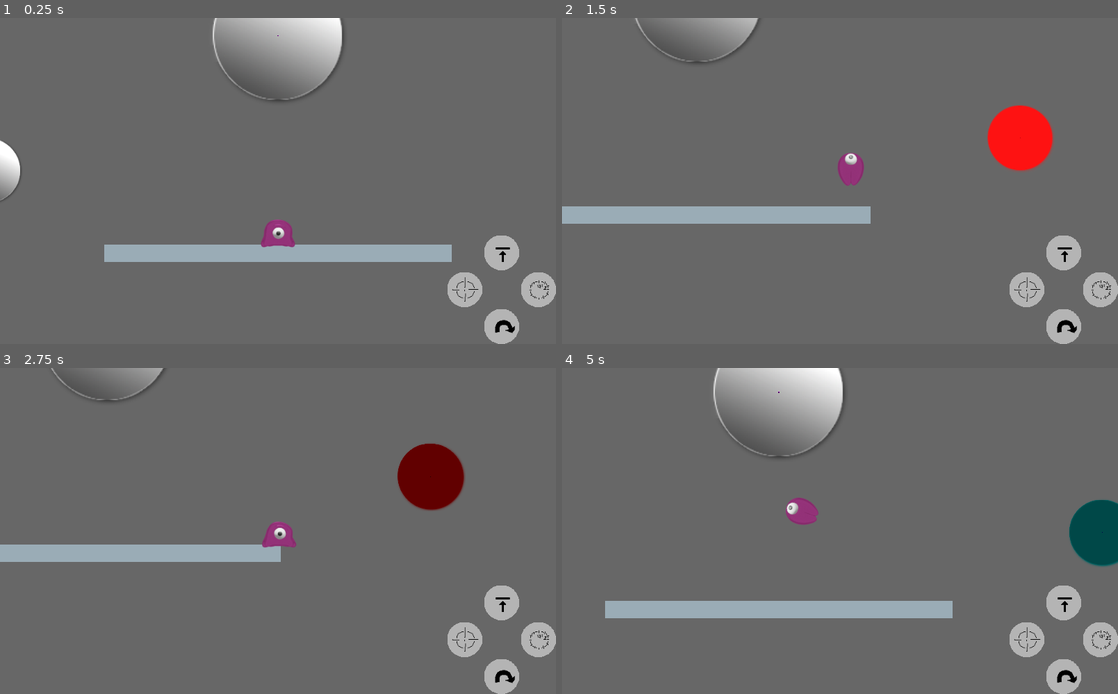
Above: before the commit, frames 1-4 (two rows, left to right).
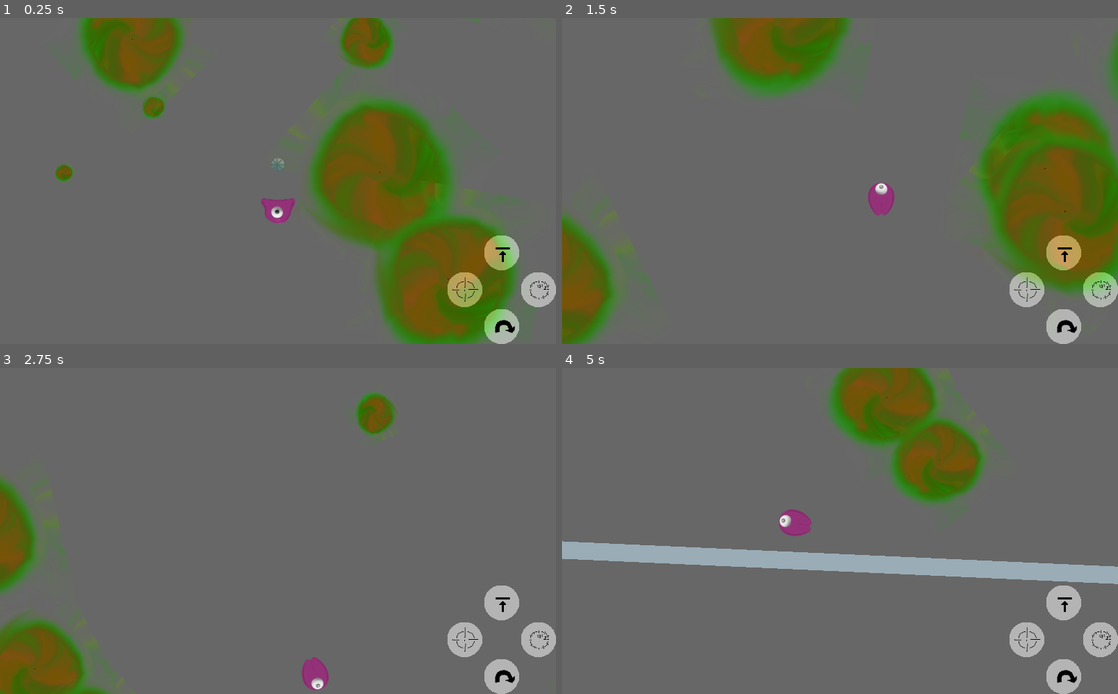
Above: after the commit, the same moments.

Repository: vinpogo/gd_Blob
Game: Godot game, scene res://World.tscn
The game is run twice, just before and just after one commit, with the same random seed, the same clock (stepped at 60 frames per second) and the same inputs.
Inputs:
- Up to frame 1 (0.25 s): no input
- Up to frame 2 (1.5 s): hold Right (ui_right) 0.53-1.28 s; hold Space (jump) 0.53-1.28 s; hold Down (ui_down) from 1.28 s (still down); tap Space (jump) at 1.35 s
- Up to frame 3 (2.75 s): tap Space (jump) at 1.52, 1.82 s; release Down (ui_down) at 2.03 s; hold Right (ui_right) from 2.03 s (still down); hold Space (jump) from 2.03 s (still down)
- Up to frame 4 (5 s): release Right (ui_right) at 2.78 s; release Space (jump) at 2.78 s; hold Up (ui_up) 2.78-3.53 s; tap Space (jump) at 2.85, 3.02, 3.32, 4.35, 4.52, 4.82 s; hold Space (jump) 3.53-4.28 s; hold Left (ui_left) from 3.53 s (still down)

The runs differ from the first frame. In frame 1, 31% of the frame differs, in the area x 0-94%, y 0-100%; in frame 2, 25%; in frame 3, 12%; in frame 4, 22%.

Commit message:
random level

Diff:
--- a/NinePatchRect.gd
+++ b/NinePatchRect.gd
@@ -15,5 +15,4 @@
 
 func _on_Blob_jump() -> void:
 	rect_size.x -= 124
-	print("resize", margin_right, rect_size)
 	pass # Replace with function body.
--- a/World.gd
+++ b/World.gd
@@ -1,11 +1,27 @@
 extends Node2D
 
+var b = preload("res://objects/newBlob/Blob.tscn")
+var obj = preload ("res://objects/mapObjects/Configurable.tscn")
 # Declare member variables here. Examples:
 # var a = 2
 # var b = "text"
 
 # Called when the node enters the scene tree for the first time.
 func _ready():
+	var pos = get_node("Spawnpoint").position
+	var blob = b.instance()
+	blob.global_position = pos
+	add_child(blob)
+
+	for i in range(100):
+		var obj_pos = Vector2(randf()*5800 - 2900, randf()*3000 - 1500)
+		var o = obj.instance()
+		var r = randf() * 2
+		o.global_position = obj_pos
+		o.scale =Vector2(r, r)
+
+		o.rotation = randf() *2 * PI
+		add_child(o)
 	pass # Replace with function body.
 
 # Called every frame. 'delta' is the elapsed time since the previous frame.
--- a/World.tscn
+++ b/World.tscn
@@ -1,276 +1,47 @@
-[gd_scene load_steps=19 format=2]
+[gd_scene load_steps=5 format=2]
 
-[ext_resource path="res://objects/newBlob/Blob.tscn" type="PackedScene" id=1]
-[ext_resource path="res://objects/mapObjects/scripts/Goal.gd" type="Script" id=2]
-[ext_resource path="res://gfx/circle.png" type="Texture" id=3]
-[ext_resource path="res://objects/mapObjects/scenes/Sticky.tscn" type="PackedScene" id=4]
-[ext_resource path="res://objects/BlobCamera.gd" type="Script" id=5]
+[ext_resource path="res://World.gd" type="Script" id=1]
+[ext_resource path="res://objects/mapObjects/scenes/Sticky.tscn" type="PackedScene" id=2]
+[ext_resource path="res://gfx/fan.png" type="Texture" id=3]
 
 [sub_resource type="RectangleShape2D" id=1]
-extents = Vector2( 1505.71, 987.847 )
-
-[sub_resource type="CircleShape2D" id=2]
-radius = 60.0
-
-[sub_resource type="VisualShaderNodeVectorCompose" id=3]
-
-[sub_resource type="VisualShaderNodeInput" id=4]
-input_name = "time"
-
-[sub_resource type="VisualShaderNodeScalarOp" id=5]
-default_input_values = [ 0, 0.0, 1, 1.0 ]
-operator = 2
-
-[sub_resource type="VisualShaderNodeScalarFunc" id=6]
-function = 0
-
-[sub_resource type="VisualShaderNodeScalarFunc" id=7]
-function = 1
-
-[sub_resource type="VisualShaderNodeScalarFunc" id=8]
-function = 1
-
-[sub_resource type="VisualShaderNodeInput" id=9]
-input_name = "uv"
-
-[sub_resource type="VisualShaderNodeTexture" id=10]
-source = 2
-texture = ExtResource( 3 )
-
-[sub_resource type="VisualShaderNodeInput" id=11]
-input_name = "light_pass"
-
-[sub_resource type="VisualShader" id=12]
-code = "shader_type canvas_item;
-
-
-
-void vertex() {
-// Output:0
-
-}
-
-void fragment() {
-// Input:13
-	float n_out13p0;
-	n_out13p0 = TIME;
-
-// ScalarOp:14
-	float n_in14p1 = 1.00000;
-	float n_out14p0;
-	n_out14p0 = n_out13p0 * n_in14p1;
-
-// ScalarFunc:15
-	float n_out15p0;
-	n_out15p0 = sin(n_out14p0);
-
-// ScalarFunc:18
-	float n_out18p0;
-	n_out18p0 = cos(n_out14p0);
-
-// ScalarFunc:17
-	float n_out17p0;
-	n_out17p0 = cos(n_out13p0);
-
-// VectorCompose:12
-	vec3 n_out12p0;
-	n_out12p0 = vec3( n_out15p0 , n_out18p0 , n_out17p0 );
-
-// Input:4
-	vec3 n_out4p0;
-	n_out4p0 = vec3(UV,0.0);
-
-// Input:9
-	float n_out9p0;
-	n_out9p0 = float(AT_LIGHT_PASS ? 1.0 : 0.0);
-
-// Texture:5
-	vec3 n_out5p0;
-	float n_out5p1;
-	{
-		vec4 _tex_read = textureLod( TEXTURE , n_out4p0.xy , n_out9p0 );
-		n_out5p0 = _tex_read.rgb;
-		n_out5p1 = _tex_read.a;
-	}
-
-// Output:0
-	COLOR.rgb = n_out12p0;
-	COLOR.a = n_out5p1;
-
-}
-
-void light() {
-// Output:0
-
-}
-"
-graph_offset = Vector2( -326.47, 15 )
-mode = 1
-flags/light_only = false
-nodes/fragment/0/position = Vector2( 620, 120 )
-nodes/fragment/4/node = SubResource( 9 )
-nodes/fragment/4/position = Vector2( -60, 120 )
-nodes/fragment/5/node = SubResource( 10 )
-nodes/fragment/5/position = Vector2( 100, 120 )
-nodes/fragment/9/node = SubResource( 11 )
-nodes/fragment/9/position = Vector2( -100, 180 )
-nodes/fragment/12/node = SubResource( 3 )
-nodes/fragment/12/position = Vector2( 180, 240 )
-nodes/fragment/13/node = SubResource( 4 )
-nodes/fragment/13/position = Vector2( -320, 240 )
-nodes/fragment/14/node = SubResource( 5 )
-nodes/fragment/14/position = Vector2( -160, 240 )
-nodes/fragment/15/node = SubResource( 6 )
-nodes/fragment/15/position = Vector2( 0, 240 )
-nodes/fragment/17/node = SubResource( 7 )
-nodes/fragment/17/position = Vector2( 0, 360 )
-nodes/fragment/18/node = SubResource( 8 )
-nodes/fragment/18/position = Vector2( 0, 300 )
-nodes/fragment/connections = PoolIntArray( 4, 0, 5, 0, 9, 0, 5, 1, 13, 0, 14, 0, 14, 0, 15, 0, 15, 0, 12, 0, 13, 0, 17, 0, 14, 0, 18, 0, 18, 0, 12, 1, 5, 1, 0, 1, 12, 0, 0, 0, 17, 0, 12, 2 )
-
-[sub_resource type="ShaderMaterial" id=13]
-shader = SubResource( 12 )
+extents = Vector2( 3938.62, 1819.12 )
 
 [node name="World" type="Node2D"]
+script = ExtResource( 1 )
 
-[node name="Map" type="Node" parent="."]
+[node name="GameZone" type="Area2D" parent="."]
 
-[node name="Blob" parent="Map" instance=ExtResource( 1 )]
-position = Vector2( 0, 360 )
-
-[node name="GameZone" type="Area2D" parent="Map"]
-editor/display_folded = true
-
-[node name="CollisionShape2D" type="CollisionShape2D" parent="Map/GameZone"]
+[node name="CollisionShape2D" type="CollisionShape2D" parent="GameZone"]
 shape = SubResource( 1 )
 
-[node name="Goal" type="StaticBody2D" parent="Map"]
-position = Vector2( 595.478, 258.354 )
-script = ExtResource( 2 )
-__meta__ = {
-"_edit_group_": true
-}
+[node name="Sticky" parent="." instance=ExtResource( 2 )]
+editor/display_folded = true
+position = Vector2( 0, 1600 )
+scale = Vector2( 10, 1 )
 
-[node name="CollisionShape2D" type="CollisionShape2D" parent="Map/Goal"]
-shape = SubResource( 2 )
+[node name="Sticky2" parent="." instance=ExtResource( 2 )]
+editor/display_folded = true
+position = Vector2( 0, -1600 )
+scale = Vector2( 10, 1 )
 
-[node name="Sprite" type="Sprite" parent="Map/Goal"]
-material = SubResource( 13 )
+[node name="Sticky3" parent="." instance=ExtResource( 2 )]
+editor/display_folded = true
+position = Vector2( -3000, 0 )
+rotation = 1.56357
+scale = Vector2( 10, 1 )
+
+[node name="Sticky4" parent="." instance=ExtResource( 2 )]
+editor/display_folded = true
+position = Vector2( 3000, 0 )
+rotation = 1.56357
+scale = Vector2( 10, 1 )
+
+[node name="Spawnpoint" type="Node2D" parent="."]
+editor/display_folded = true
+position = Vector2( 0.520325, -147.855 )
+
+[node name="Sprite" type="Sprite" parent="Spawnpoint"]
+self_modulate = Color( 1, 1, 1, 0.27451 )
+scale = Vector2( 0.2, 0.2 )
 texture = ExtResource( 3 )
-
-[node name="Light2D" type="Light2D" parent="Map/Goal"]
-texture = ExtResource( 3 )
-texture_scale = 0.01
-color = Color( 0.803922, 0, 1, 1 )
-mode = 2
-
-[node name="Tween" type="Tween" parent="Map/Goal"]
-
-[node name="Goal2" type="StaticBody2D" parent="Map"]
-editor/display_folded = true
-position = Vector2( -533.831, 248.079 )
-script = ExtResource( 2 )
-__meta__ = {
-"_edit_group_": true
-}
-
-[node name="CollisionShape2D" type="CollisionShape2D" parent="Map/Goal2"]
-shape = SubResource( 2 )
-
-[node name="Sprite" type="Sprite" parent="Map/Goal2"]
-texture = ExtResource( 3 )
-
-[node name="Light2D" type="Light2D" parent="Map/Goal2"]
-texture = ExtResource( 3 )
-texture_scale = 0.01
-color = Color( 0.803922, 0, 1, 1 )
-mode = 2
-
-[node name="Tween" type="Tween" parent="Map/Goal2"]
-
-[node name="Goal3" type="StaticBody2D" parent="Map"]
-editor/display_folded = true
-position = Vector2( -455.061, -254.929 )
-scale = Vector2( 1.5, 1.5 )
-script = ExtResource( 2 )
-__meta__ = {
-"_edit_group_": true
-}
-
-[node name="CollisionShape2D" type="CollisionShape2D" parent="Map/Goal3"]
-shape = SubResource( 2 )
-
-[node name="Sprite" type="Sprite" parent="Map/Goal3"]
-texture = ExtResource( 3 )
-
-[node name="Light2D" type="Light2D" parent="Map/Goal3"]
-texture = ExtResource( 3 )
-texture_scale = 0.01
-color = Color( 0.803922, 0, 1, 1 )
-mode = 2
-
-[node name="Tween" type="Tween" parent="Map/Goal3"]
-
-[node name="Goal4" type="StaticBody2D" parent="Map"]
-editor/display_folded = true
-position = Vector2( 640, -320 )
-scale = Vector2( 2, 2 )
-script = ExtResource( 2 )
-__meta__ = {
-"_edit_group_": true
-}
-
-[node name="CollisionShape2D" type="CollisionShape2D" parent="Map/Goal4"]
-shape = SubResource( 2 )
-
-[node name="Sprite" type="Sprite" parent="Map/Goal4"]
-texture = ExtResource( 3 )
-
-[node name="Light2D" type="Light2D" parent="Map/Goal4"]
-texture = ExtResource( 3 )
-texture_scale = 0.01
-color = Color( 0.803922, 0, 1, 1 )
-mode = 2
-
-[node name="Tween" type="Tween" parent="Map/Goal4"]
-
-[node name="Goal5" type="StaticBody2D" parent="Map"]
-editor/display_folded = true
-scale = Vector2( 2, 2 )
-script = ExtResource( 2 )
-__meta__ = {
-"_edit_group_": true
-}
-
-[node name="CollisionShape2D" type="CollisionShape2D" parent="Map/Goal5"]
-shape = SubResource( 2 )
-
-[node name="Sprite" type="Sprite" parent="Map/Goal5"]
-texture = ExtResource( 3 )
-
-[node name="Light2D" type="Light2D" parent="Map/Goal5"]
-texture = ExtResource( 3 )
-texture_scale = 0.01
-color = Color( 0.803922, 0, 1, 1 )
-mode = 2
-
-[node name="Tween" type="Tween" parent="Map/Goal5"]
-
-[node name="Sticky" parent="Map" instance=ExtResource( 4 )]
-editor/display_folded = true
-position = Vector2( 0, 384 )
-
-[node name="Camera2D" type="Camera2D" parent="."]
-rotating = true
-current = true
-drag_margin_h_enabled = false
-drag_margin_v_enabled = false
-smoothing_enabled = true
-script = ExtResource( 5 )
-
-[node name="rotation" type="Tween" parent="Camera2D"]
-[connection signal="rotate" from="Map/Blob" to="Camera2D" method="_on_Blob_rotate"]
-[connection signal="toggle_zoom" from="Map/Blob" to="Camera2D" method="_on_Blob_toggle_zoom"]
-[connection signal="body_shape_exited" from="Map/GameZone" to="Map/Blob" method="_on_GameZone_body_shape_exited"]
-
-[editable path="Map/Sticky"]
--- a/global.gd
+++ b/global.gd
@@ -32,7 +32,6 @@
 	"slot_1": Input.is_action_just_pressed("slot_1"),
 	"slot_2": Input.is_action_just_pressed("slot_2"),
 	"slot_3": Input.is_action_just_pressed("slot_3"),
-	"slot_4": Input.is_action_just_pressed("slot_4"),
 	}
 
 func ability_just_released():
@@ -40,14 +39,12 @@
 	"slot_1": Input.is_action_just_released("slot_1"),
 	"slot_2": Input.is_action_just_released("slot_2"),
 	"slot_3": Input.is_action_just_released("slot_3"),
-	"slot_4": Input.is_action_just_released("slot_4"),
 	}
 func ability_pressed():
 	return {
 	"slot_1": Input.is_action_pressed("slot_1"),
 	"slot_2": Input.is_action_pressed("slot_2"),
 	"slot_3": Input.is_action_pressed("slot_3"),
-	"slot_4": Input.is_action_pressed("slot_4"),
 	}
 func controller_input():
 	return {
--- a/objects/BlobCamera.gd
+++ b/objects/BlobCamera.gd
@@ -1,22 +1,10 @@
 extends Camera2D
 
-onready var blobChar = get_parent().get_node("Map/Blob")
-onready var tween = get_node("rotation")
 
 
 func _physics_process(delta):
 	if Input.is_action_just_pressed("slot_5"):
 		zoom = zoom*2 if zoom == Vector2(1, 1) else Vector2(1, 1)
-	if blobChar:
-		position = blobChar.global_position
-
-
-func _on_Blob_rotate(vec: Vector2) -> void:
-	var angle = vec.angle()
-	var rot = rotation - PI / 2
-
-	tween.interpolate_property(self, "rotation", null, rotation + short_angle_dist(rot, angle), 0.2, Tween.TRANS_LINEAR, Tween.EASE_IN)
-	tween.start()
 
 func lerp_angle(from, to, weight):
 		return from + short_angle_dist(from, to) * weight
@@ -28,3 +16,12 @@
 
 func _on_Blob_toggle_zoom() -> void:
 	zoom = zoom*2 if zoom == Vector2(1, 1) else Vector2(1, 1)
+
+
+func _on_Character_toggle_zoom() -> void:
+	zoom = zoom*2 if zoom == Vector2(1, 1) else Vector2(1, 1)
+
+
+func _on_Character_rotate(vec) -> void:
+	var angle = vec.angle()
+	var rot = rotation - PI / 2
--- a/objects/mapObjects/Configurable.tscn
+++ b/objects/mapObjects/Configurable.tscn
@@ -1,15 +1,25 @@
-[gd_scene load_steps=3 format=2]
+[gd_scene load_steps=5 format=2]
 
 [ext_resource path="res://objects/mapObjects/configurableObject.gd" type="Script" id=1]
-
+[ext_resource path="res://gfx/tmp_vin/circle.png" type="Texture" id=2]
+[ext_resource path="res://gfx/circle.png" type="Texture" id=3]
 
 [sub_resource type="CircleShape2D" id=1]
-radius = 64.1177
+radius = 58.8558
 
-[node name="Bounce" type="StaticBody2D"]
+[node name="Configurable" type="StaticBody2D"]
 script = ExtResource( 1 )
+
+[node name="Sprite" type="Sprite" parent="."]
+texture = ExtResource( 2 )
 
 [node name="CollisionShape2D" type="CollisionShape2D" parent="."]
 shape = SubResource( 1 )
 
-[node name="Sprite" type="Sprite" parent="."]
+[node name="Tween" type="Tween" parent="."]
+
+[node name="Light2D" type="Light2D" parent="."]
+texture = ExtResource( 3 )
+texture_scale = 0.01
+color = Color( 0.992157, 0, 1, 1 )
+mode = 2
--- a/objects/mapObjects/configurableObject.gd
+++ b/objects/mapObjects/configurableObject.gd
@@ -1,4 +1,12 @@
 extends StaticBody2D
 
+export(String, "sticky", "goal") var type = "goal"
+onready var tween = get_node("Tween")
+onready var light = get_node("Light2D")
+
+
 func get_type():
-	return "bouncy"
+	tween.interpolate_property(light, "texture_scale", null, 1, 0.3, Tween.TRANS_LINEAR, Tween.EASE_IN_OUT)
+	if type == "goal":
+		tween.start()
+	return type
--- a/objects/mapObjects/scripts/Sticky.gd
+++ b/objects/mapObjects/scripts/Sticky.gd
@@ -7,9 +7,7 @@
 
 	if Timeout > 0:
 		tween.interpolate_property($Gfx, "scale", null, Vector2(1,0), Timeout, Tween.TRANS_LINEAR, Tween.EASE_OUT)
-#		tween.interpolate_property($CollisionShape2D, "scale", null, Vector2(1,0), Timeout, Tween.TRANS_LINEAR, Tween.EASE_OUT)
 		tween.start()
-#		print("hallo")
 	return "sticky"
 
 
--- a/objects/newBlob/Blob.tscn
+++ b/objects/newBlob/Blob.tscn
@@ -50,6 +50,7 @@
 [ext_resource path="res://gfx/arrow.png" type="Texture" id=48]
 [ext_resource path="res://objects/newBlob/Blob_InputController.gd" type="Script" id=49]
 [ext_resource path="res://objects/hud/Hud.tscn" type="PackedScene" id=50]
+[ext_resource path="res://objects/BlobCamera.gd" type="Script" id=51]
 
 [sub_resource type="SpriteFrames" id=1]
 animations = [ {
@@ -84,16 +85,17 @@
 [node name="Character" type="KinematicBody2D"]
 collision/safe_margin = 0.001
 script = ExtResource( 1 )
-GRAVITY = 64
-JUMP_FORCE = 10
+GRAVITY = 42
+JUMP_FORCE = 9
 JUMP_FACTOR = 2.1
-MAX_SPEED = 16
+MAX_SPEED = 26
 AIR_CONTROL = 16
 
 [node name="Sprite" type="AnimatedSprite" parent="."]
 z_index = 1
 frames = SubResource( 1 )
 animation = "idle"
+frame = 3
 playing = true
 script = ExtResource( 45 )
 
@@ -123,7 +125,18 @@
 [node name="Hud" type="CanvasLayer" parent="."]
 
 [node name="GUI" parent="Hud" instance=ExtResource( 50 )]
+
+[node name="Camera2D" type="Camera2D" parent="."]
+rotating = true
+current = true
+drag_margin_h_enabled = false
+drag_margin_v_enabled = false
+smoothing_enabled = true
+script = ExtResource( 51 )
+
+[node name="rotation" type="Tween" parent="."]
 [connection signal="stick" from="." to="InputController" method="_on_Character_stick"]
+[connection signal="toggle_zoom" from="." to="Camera2D" method="_on_Character_toggle_zoom"]
 [connection signal="tween_completed" from="Light/Tween" to="InputController" method="_on_Tween_tween_completed"]
 [connection signal="timeout" from="Timer" to="." method="_on_Timer_timeout"]
 [connection signal="aim" from="InputController" to="." method="_on_Arrow_aim"]
--- a/objects/newBlob/Blob_Character.gd
+++ b/objects/newBlob/Blob_Character.gd
@@ -22,10 +22,6 @@
 
 var ability = {
 	"jump": 3,
-	"slot_1": "jump",
-	"slot_2": "jump",
-	"slot_3": "zoom",
-	"slot_4": "jump",
 }
 
 var newCollide
@@ -36,6 +32,7 @@
 
 onready var utils = get_node("/root/global")
 #onready var aim = get_node("InputController")
+onready var tween = get_node("rotation")
 onready var timer = get_node("Timer")
 var compass = {"down": Vector2(0,1), "up": Vector2(0, -1), "right": Vector2(1, 0), "left": Vector2(-1,0)}
 
@@ -43,7 +40,7 @@
 	utils.ru_setCompass("down", Vector2(0,1))
 
 func jump():
-	velocity = compass.up * JUMP_FORCE + compass.right * utils.controller_input().left_stick.x * JUMP_FORCE /2
+	velocity = (compass.up * JUMP_FORCE + compass.right * utils.controller_input().left_stick.x * JUMP_FORCE).normalized() * slowmo * JUMP_FORCE * (3 if slowmo < 1.0 else 1)
 	onFloor = false
 	timer.start()
 	justJumped = true
@@ -68,26 +65,24 @@
 
 	velocity = jump_direction.normalized() * JUMP_FORCE * (jumpFactor if onFloor else 2)
 	onFloor = false
-	air_control = AIR_CONTROL / 4
+	air_control = AIR_CONTROL
 	emit_signal("jump")
 
 func player_input_velocity():
 	if onFloor:
 		return Vector2(0,0)
 	if Input.is_action_pressed("jump") && !is_falling_down():
-		return compass.right * utils.controller_input().left_stick.x * air_control * 0.4
-	return compass.right * utils.controller_input().left_stick.x * air_control
+		return compass.right * utils.controller_input().left_stick.x * AIR_CONTROL * 0.4* slowmo
+	return compass.right * utils.controller_input().left_stick.x * AIR_CONTROL* slowmo
 
 func gravity_velocity():
-	print(is_falling_down())
 	if Input.is_action_pressed("jump") && !is_falling_down():
-		return compass.down * GRAVITY * 0.4
-	return compass.down * GRAVITY
+		return compass.down * GRAVITY * 0.4* slowmo
+	return compass.down * GRAVITY* slowmo
 
 func _physics_process(delta):
 	if !onFloor:
-		print(velocity, (player_input_velocity() + gravity_velocity()),  slowmo , delta)
-		velocity = velocity + (player_input_velocity() + gravity_velocity()) * slowmo * delta
+		velocity = velocity + (player_input_velocity() + gravity_velocity())  * delta
 		velocity = velocity if velocity.length() < MAX_SPEED else velocity.normalized()*MAX_SPEED
 	else:
 		velocity = Vector2(0,0)
@@ -108,11 +103,15 @@
 		velocity = Vector2(0,0)
 		jump_count = 0
 		compass = utils.ru_setCompass("up", collision.normal)
-		var angle = collision.normal.angle()
-		var rot = rotation - PI / 2
-		rotation = rotation + utils.short_angle_dist(rot, angle)
-		emit_signal("rotate", collision.normal)
+
+		ru_rotate(collision.normal)
 		emit_signal("stick")
+
+func ru_rotate(vec) -> void:
+	var angle = vec.angle()
+	var rot = rotation - PI / 2
+	tween.interpolate_property(self, "rotation", null, rotation + utils.short_angle_dist(rot, angle), 0.2, Tween.TRANS_LINEAR, Tween.EASE_IN)
+	tween.start()
 
 func collisionHandler(collision):
 	var type = collision.collider.get_type() if collision.collider.has_method("get_type") else null
@@ -164,11 +163,8 @@
 
 func _on_InputController_flip_gravity() -> void:
 	compass = utils.ru_setCompass("up", compass.down)
-	emit_signal("rotate", compass.up)
+	ru_rotate(compass.up)
 	onFloor = false
-	var angle = compass.up.angle()
-	var rot = rotation - PI / 2
-	rotation = rotation + utils.short_angle_dist(rot, angle)
 
 
 func _on_InputController_freeze() -> void:
@@ -190,6 +186,7 @@
 
 
 func _on_InputController_slowmo(b: bool) -> void:
+	print("slowmo")
 	slowmo = (1.0/SLOWMO) if b else 1.0
-	velocity /= SLOWMO
+	velocity *= (slowmo*2)
 	pass # Replace with function body.
--- a/objects/newBlob/Blob_InputController.gd
+++ b/objects/newBlob/Blob_InputController.gd
@@ -46,8 +46,7 @@
 		handle_slot("slot_2", inputs.just_pressed.slot_2, inputs.just_released.slot_2, inputs.pressed.slot_2)
 	if inputs.just_pressed.slot_3|| inputs.just_released.slot_3 || inputs.pressed.slot_3:
 		handle_slot("slot_3", inputs.just_pressed.slot_3, inputs.just_released.slot_3, inputs.pressed.slot_3)
-	if inputs.just_pressed.slot_4 || inputs.just_released.slot_4 || inputs.pressed.slot_4:
-		handle_slot("slot_4", inputs.just_pressed.slot_4, inputs.just_released.slot_4, inputs.pressed.slot_4)
+
 
 func handle_slot(slot: String, just_pressed: bool, just_released: bool, pressed: bool):
 	if slots_used.find(slot) > -1:
@@ -58,7 +57,6 @@
 				unfreeze()
 				precision_jump()
 				slots_used.append(slot)
-				print(slots_used)
 			elif just_released && !canAim():
 				aim_stop()
 			elif just_pressed:
@@ -97,5 +95,4 @@
 func flip_gravity():
 	emit_signal("flip_gravity")
 func _on_Character_stick() -> void:
-	print("reset")
 	slots_used = []
Binary file added: gfx/tmp_vin/circle.png
Not shown, added: gfx/tmp_vin/circle.png.import
Not shown: 1 places in objects/newBlob/Blob.tscn that only renumber resources
